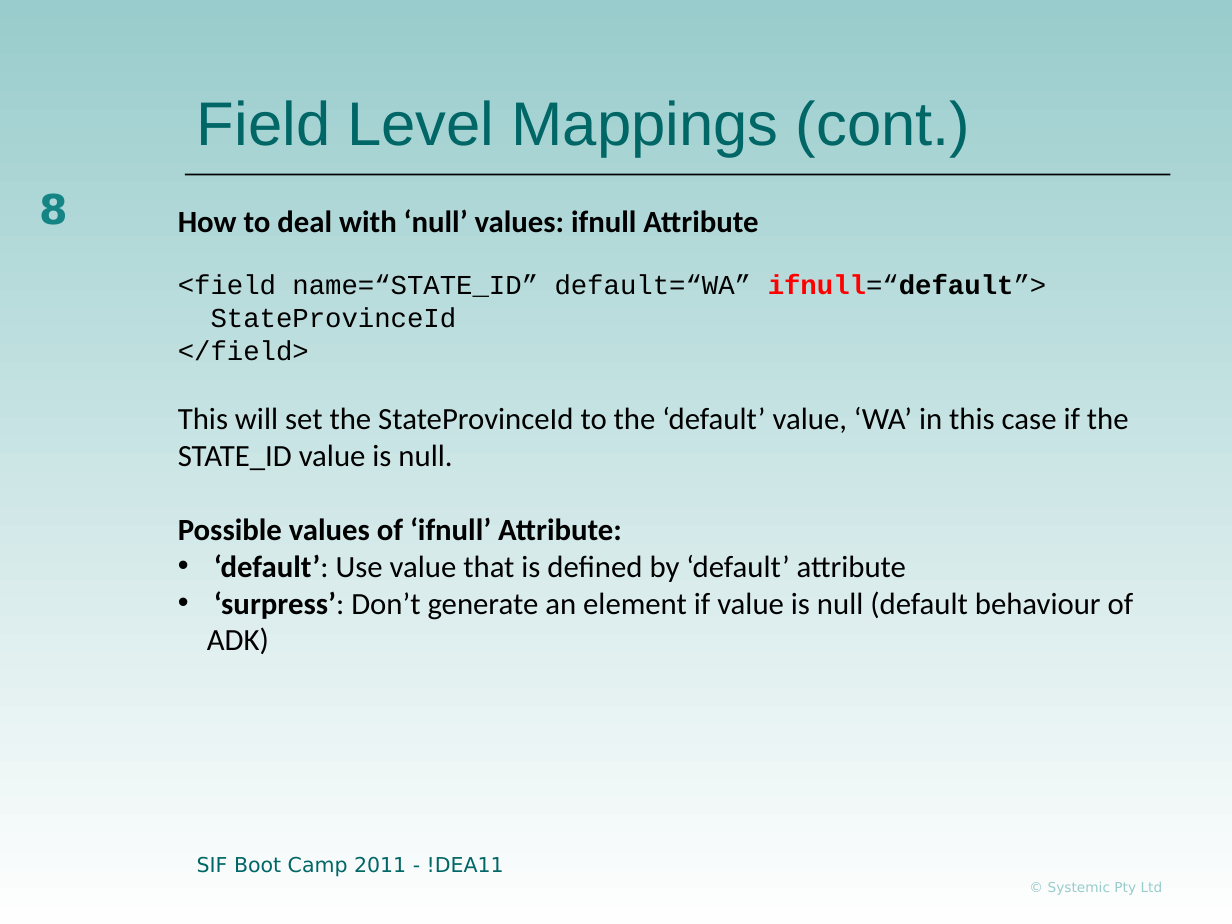
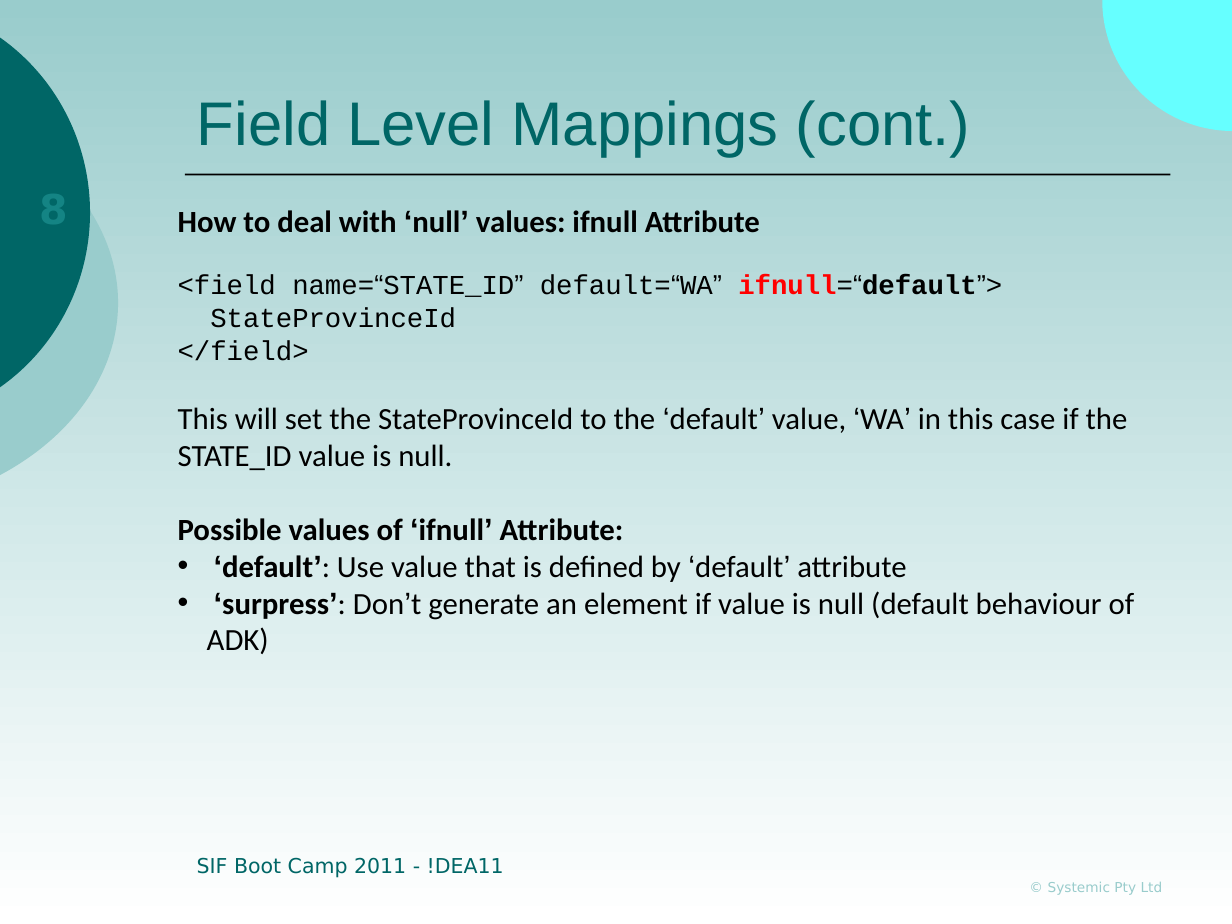
Before and after one commit to nsip/SifBootCamp-dotNet, a slide deck: slide 8 of Documentation/Presentations/06-ADK Mapping.ppt. Drawn at 1232x924 pixels with LibreOffice and Linux fonts; fonts in the diff are those of the drawing; background and template pictures are left out. Boxes give left, top, right and bottom in pixels: in the first picture for what was removed or moved away, otherwise in the second. Text is boxed around its words. In the diff, an @@ line names an element or a change of style, - is before the commit and + after.

```diff
--- a/Documentation/Presentations/06-ADK Mapping.ppt
+++ b/Documentation/Presentations/06-ADK Mapping.ppt
@@ background gradient #99CCCC to #FEFEFE to gradient #99CCCC to #FFFFFF @@
@@ outline redrawn in 3 elements at bbox=[1103, 0, 1232, 132], bbox=[0, 92, 118, 514], bbox=[0, 0, 90, 425] @@
@@ page number rewrapped from bbox=[39, 193, 68, 225] to bbox=[4, 181, 80, 239] @@
@@ text at bbox=[178, 210, 1135, 620]: font Calibri to Arial in "‘null’", "‘default’ ‘WA’", "‘ifnull’", "‘default’: ‘default’" and 1 more places; font Courier New to Arial in "name=“STATE_ID” default=“WA” ifnull=“default”>" @@
```
Also in this commit, not shown: 17 other slides changed, 1 other file.
